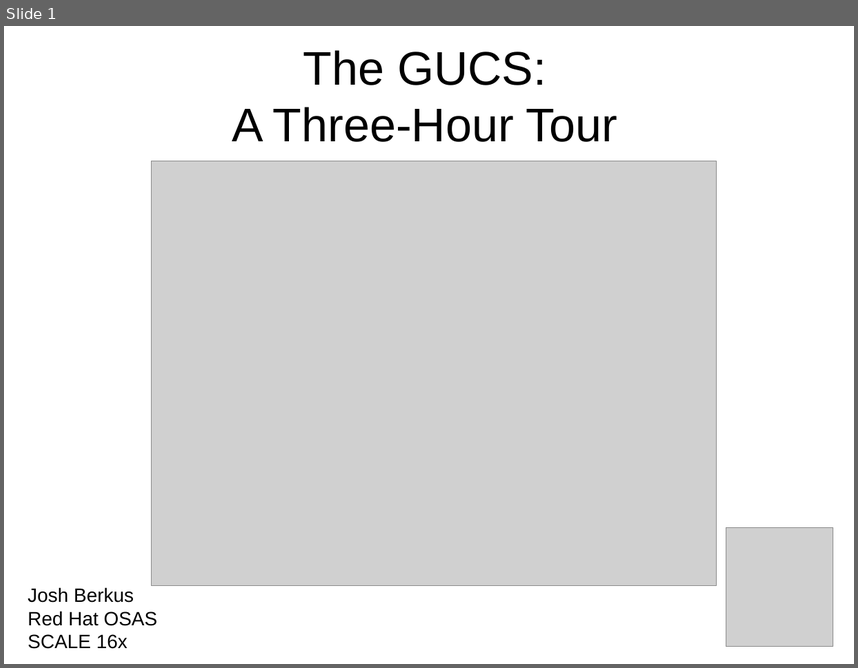
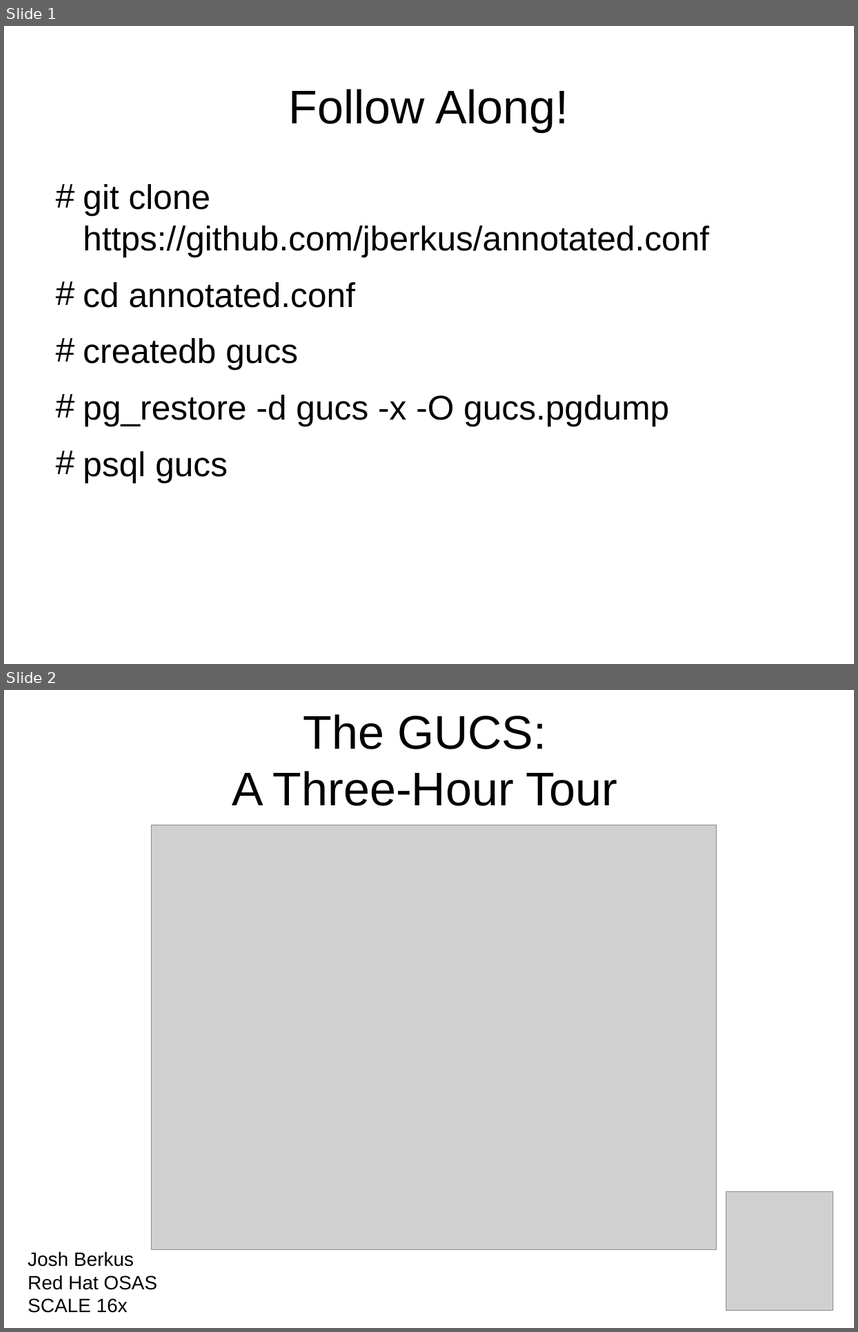
Before and after one commit to jberkus/annotated.conf, a slide deck: guc_tutorial_10.odp. Shown one above the other, each under a label of ours: slide 1 before the commit, slides 1 and 2 after it. The pictures are 858x668 and 858x1332 pixels, drawn with LibreOffice and Linux fonts; fonts in the diff are those of the drawing; grey boxes stand for pictures. Boxes give left, top, right and bottom in pixels: in the first picture for what was removed or moved away, otherwise in the second. Text is boxed around its words. In the diff, an @@ line names an element or a change of style, - is before the commit and + after.

Commit message:
Add pure SQL dump of GUCS database.

```diff
--- a/guc_tutorial_10.odp
+++ b/guc_tutorial_10.odp
@@ slide 1 added at (4,26,854,664), background #FFFFFF @@
@@ title added at (289,89,568,132), 44 pt, text #000000 @@
+Follow Along!
@@ text added at (83,184,709,482), 32 pt, text #000000 @@
+# git clone https://github.com/jberkus/annotated.conf
+# cd annotated.conf
+# createdb gucs
+# pg_restore -d gucs -x -O gucs.pgdump
+# psql gucs
@@ what was slide 1 is now slide 2 @@
```
Also in this commit, not shown: 1 other file.
